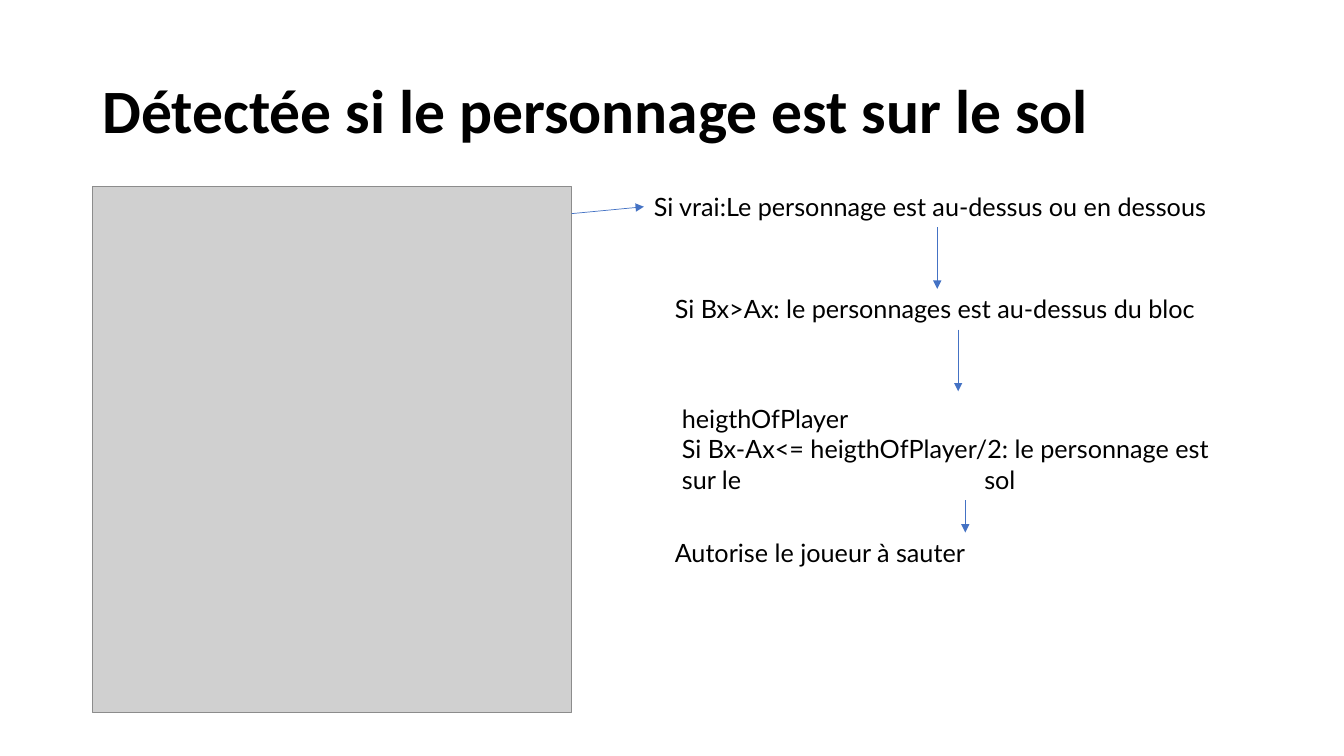
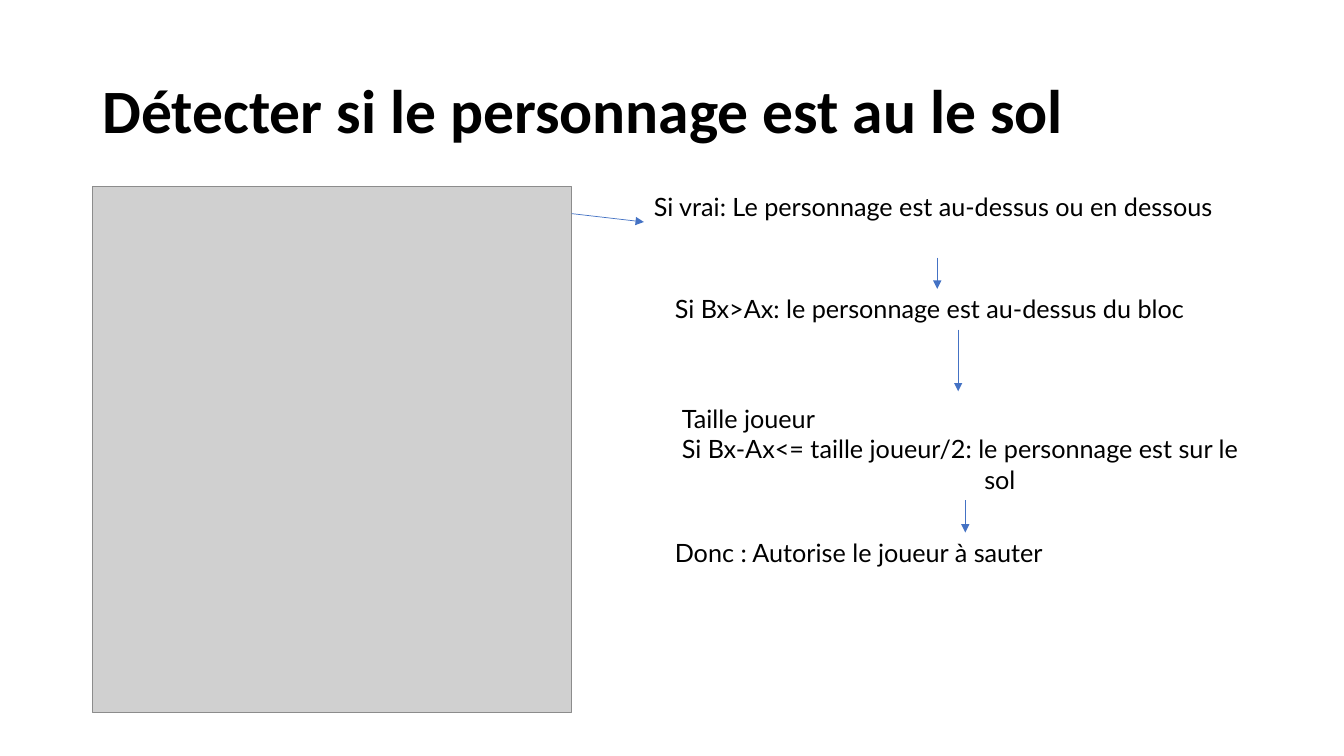
Before and after one commit to romain63110/NSI_project, a slide deck: slide 2 of Présentation/fonctionement.pptx. Drawn at 1344x756 pixels with LibreOffice and Linux fonts; fonts in the diff are those of the drawing; grey boxes stand for pictures. Boxes give left, top, right and bottom in pixels: in the first picture for what was removed or moved away, otherwise in the second. Text is boxed around its words. In the diff, an @@ line names an element or a change of style, - is before the commit and + after.

```diff
--- a/Présentation/fonctionement.pptx
+++ b/Présentation/fonctionement.pptx
@@ title at (102, 89, 1063, 144): text changed @@
-Détectée si le personnage est sur le sol
+Détecter si le personnage est au le sol
@@ text at (654, 197, 1212, 221): spaces changed @@
-Si vrai:Le personnage est au-dessus ou en dessous
+Si vrai: Le personnage est au-dessus ou en dessous
@@ arrow moved from (572, 214) - (644, 207) to (572, 214) - (644, 222) @@
@@ arrow moved from (938, 227) - (938, 289) to (938, 258) - (938, 289) @@
@@ text at (675, 299, 1184, 323): text changed @@
-Si Bx>Ax: le personnages est au-dessus du bloc
+Si Bx>Ax: le personnage est au-dessus du bloc
@@ text at (682, 409, 1238, 490): text changed @@
-heigthOfPlayer
-Si Bx-Ax<= heigthOfPlayer/2: le personnage est sur le sol
+Taille joueur
+Si Bx-Ax<= taille joueur/2: le personnage est sur le sol
@@ text at (675, 543, 1043, 567): text changed @@
-Autorise le joueur à sauter
+Donc : Autorise le joueur à sauter
```
Also in this commit, not shown: 3 other slides changed.
